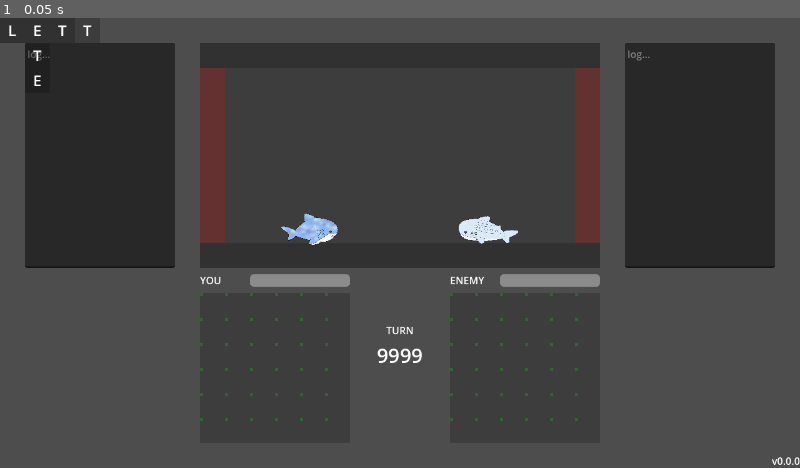
Above: before the commit, frame 1.
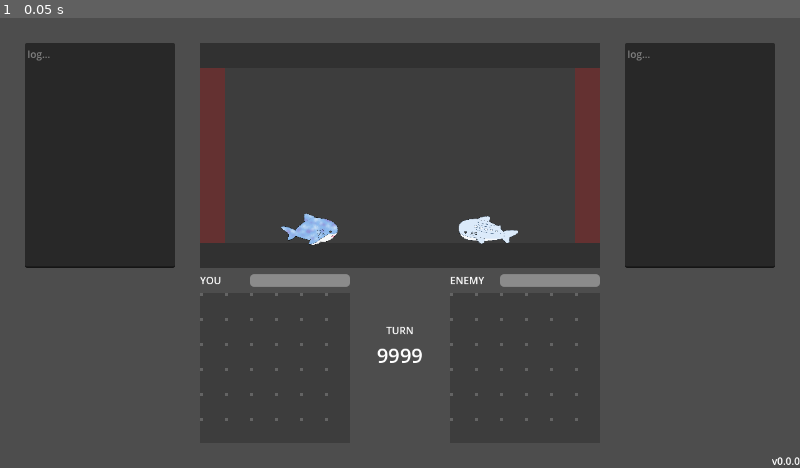
Above: after the commit, the same moment.

Repository: kamikoloss/letters
Game: Godot game, scene res://scenes/game/game.tscn
The game is run twice, just before and just after one commit, with the same random seed, the same clock (stepped at 60 frames per second) and the same inputs.
Inputs:
- Up to frame 1 (0.05 s): no input

The runs differ from the first frame. In frame 1, 0.7% of the frame differs, in the area x 0-73%, y 0-90%.
Error after the commit: Parse Error: Cannot infer the type of "nearest_cell" variable because the value doesn't have a set type. (res://components/cell.gd:84)

Commit message:
Revert "微修正"
This reverts commit 5fe142cd4686f8608062b75f08a78db5fe95e8b8.

Diff:
--- a/client/components/cell.gd
+++ b/client/components/cell.gd
@@ -8,7 +8,7 @@
 ## ドラッグを 開始/終了 したとき
 ## 呪文オブジェクト側のみ使用する
 signal dragged # (on: bool)
-## 他の Cell が 入った/外れた とき
+## 他の Cell に 入った/外れた とき
 signal cell_entered # (on: bool)
 
 ## Cell の大きさ (px)
@@ -68,6 +68,38 @@
             dragged.emit(event.pressed)
 
 
+func _on_mouse_entered() -> void:
+    hovered.emit(true)
+
+
+func _on_mouse_exited() -> void:
+    hovered.emit(false)
+
+
+func _on_area_entered(_other_area: Area2D) -> void:
+    if is_holder:
+        var other_cell := _other_area.get_parent()
+        if other_cell is Cell:
+            # 自身が最寄りのホルダー Cell のときのみ色を変更する
+            var nearest_cell := other_cell.get_nearest_overrapping_holder()
+            if nearest_cell == self:
+                # 置けるかどうかで色を分ける
+                if is_holder_active:
+                    bg_color = COLOR_SUCCESS
+                else:
+                    bg_color = COLOR_DANGER
+    else:
+        cell_entered.emit(true)
+
+
+func _on_area_exited(_other_area: Area2D) -> void:
+    if is_holder:
+        # 重なりがなくなったら元の色に戻す
+        bg_color = COLOR_DEFAULT
+    else:
+        cell_entered.emit(false)
+
+
 ## 自身に重なっているホルダー Cell のうち最寄りを取得する
 ## 重なっているホルダー Cell がない場合は null を返す
 func get_nearest_overrapping_holder() -> Cell:
@@ -89,40 +121,6 @@
     return null
 
 
-
-func _on_mouse_entered() -> void:
-    hovered.emit(true)
-
-
-func _on_mouse_exited() -> void:
-    hovered.emit(false)
-
-
-func _on_area_entered(_other_area: Area2D) -> void:
-    if is_holder:
-        var other_cell := _other_area.get_parent()
-        if other_cell is Cell:
-            # 自身が最寄りのホルダー Cell のときのみ色を変更する
-            #var nearest_cell := other_cell.get_nearest_overrapping_holder()
-            var nearest_cell = other_cell.get_nearest_overrapping_holder()
-            if nearest_cell is Cell:
-                # 置けるかどうかで色を分ける
-                if is_holder_active:
-                    bg_color = COLOR_SUCCESS
-                else:
-                    bg_color = COLOR_DANGER
-    else:
-        cell_entered.emit(true)
-
-
-func _on_area_exited(_other_area: Area2D) -> void:
-    if is_holder:
-        # 重なりがなくなったら元の色に戻す
-        bg_color = COLOR_DEFAULT
-    else:
-        cell_entered.emit(false)
-
-
 func _update_debug() -> void:
     var is_holder_active_lamp: ColorRect = get_node("Debug/is_holder_active")
     if is_holder:
